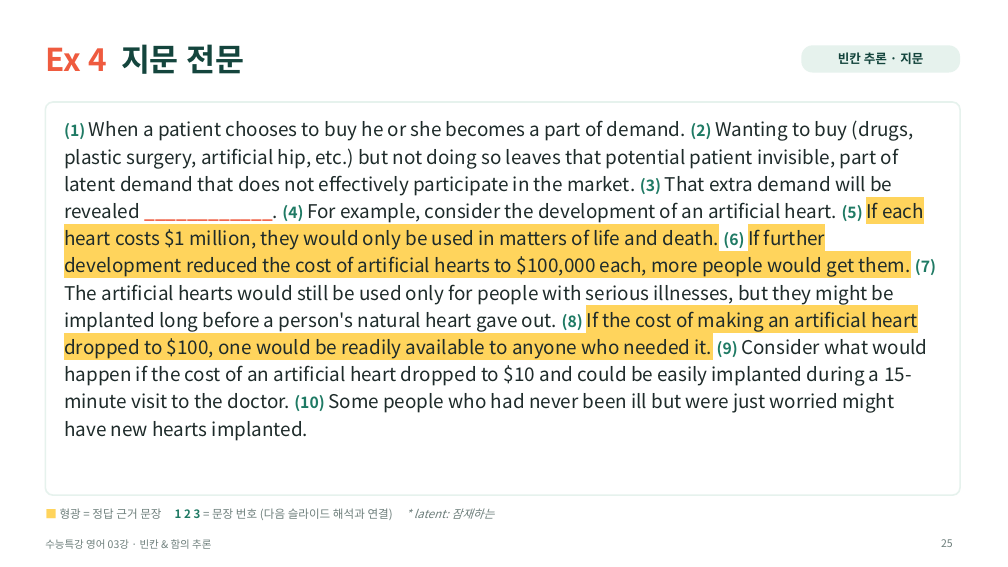
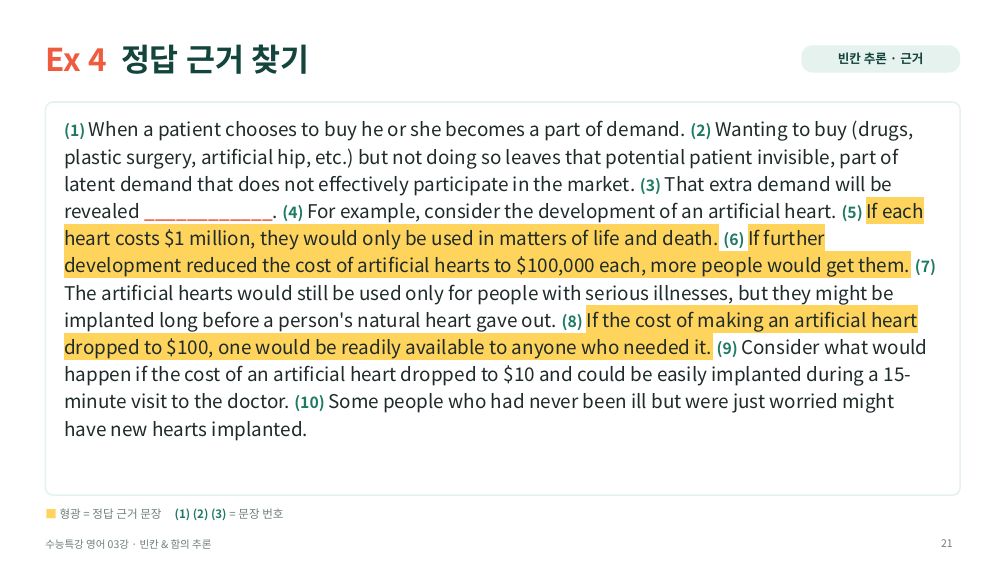
Before and after one commit to HUFSDavid/HUFSDavid, a slide deck: slide 21 of 수능특강_영어_03강_수업PPT.pptx (slide 25 before the commit). Drawn at 1008x567 pixels with LibreOffice and Linux fonts; fonts in the diff are those of the drawing. Boxes give left, top, right and bottom in pixels: in the first picture for what was removed or moved away, otherwise in the second. Text is boxed around its words. In the diff, an @@ line names an element or a change of style, - is before the commit and + after.

```diff
--- a/수능특강_영어_03강_수업PPT.pptx
+++ b/수능특강_영어_03강_수업PPT.pptx
@@ title at <box>45,44,309,74</box>: text changed @@
-Ex 4 지문 전문
+Ex 4 정답 근거 찾기
@@ text in rounded rectangle at <box>838,52,923,64</box>: text changed @@
-빈칸 추론 · 지문
+빈칸 추론 · 근거
@@ text at <box>60,508,283,520</box>: text changed @@
-■ 형광 = 정답 근거 문장 1 2 3 = 문장 번호 (다음 슬라이드 해석과 연결) * latent: 잠재하는
+■ 형광 = 정답 근거 문장 (1) (2) (3) = 문장 번호
@@ page number at <box>941,539,953,547</box>: text changed @@
-25
+21
```
Also in this commit, not shown: 12 other slides changed, 12 slides added, 32 slides removed.
